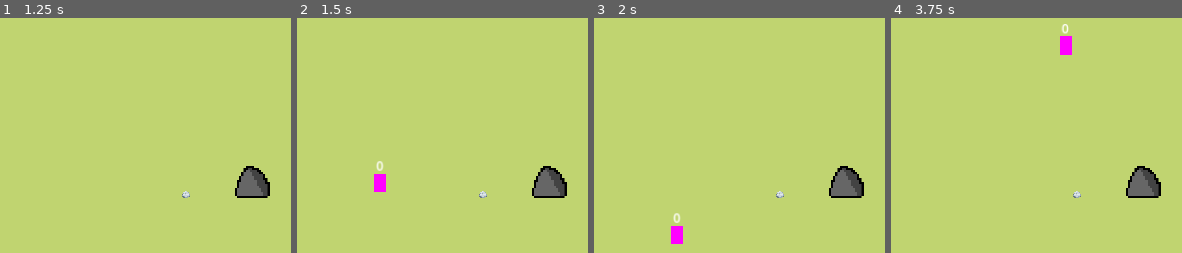
Above: before the commit, frames 1-4 (left to right).
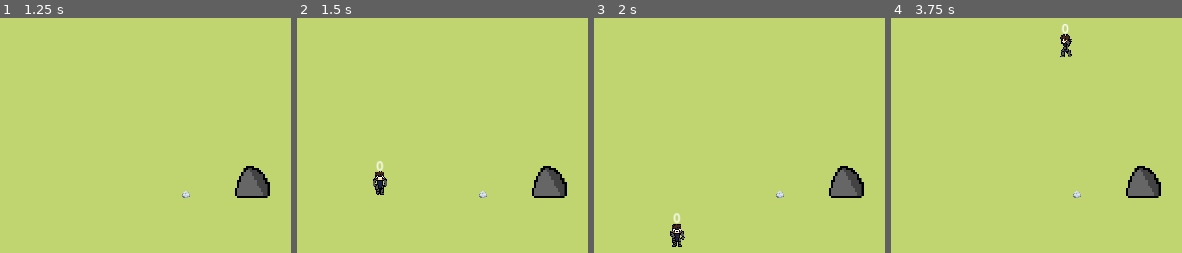
Above: after the commit, the same moments.

Repository: c2i-junia/jeu-godot
Game: Godot game, scene res://scenes/world.tscn
Two runs of this game, one before a commit and one after it. Both use one fixed random seed, a clock stepped at 60 frames per second and the inputs below.
Inputs (mouse positions are in pixels of both pictures, inside the frame that each line leads up to):
- Up to frame 1 (1.25 s): tap Enter at 0.5 s; move the mouse to (outside the picture) at 0.52 s; hold D (move_right) from 0.53 s (still down); tap E (equiper_pierre) at 0.6 s
- Up to frame 2 (1.5 s): tap Space (join-leave) at 1.25 s; move the mouse to (480, 248) at 1.27 s; release D (move_right) at 1.28 s; hold S (move_down) from 1.28 s (still down); tap E (equiper_pierre) at 1.35 s
- Up to frame 3 (2 s): keep holding S (move_down)
- Up to frame 4 (3.75 s): move the mouse to (outside the picture) at 2.02 s; release S (move_down) at 2.03 s; hold D (move_right) 2.03-2.78 s; tap Space (join-leave) at 2.1, 3.5 s; tap E (equiper_pierre) at 2.3, 3.05 s; tap Enter at 2.75 s; move the mouse to (outside the picture) at 2.77 s; hold W (move_up) 2.78-3.53 s; click (outside the picture) at 2.85 s; move the mouse to (outside the picture) at 3.52 s; hold A (move_left) from 3.53 s (still down); tap F (ramasser_pierre) at 3.6 s

Frame 1 is identical in both runs. In frame 2, 0.4% of the frame differs, in the area x 26-31%, y 65-76%; in frame 3, 0.4%; in frame 4, 0.4%.

Commit message:
Ajout d'un sprite animé pour le joueur
Pour l'instant y a que nord, sud, ouest et est, pas encore les diagonales.

Diff:
--- a/scenes/player.tscn
+++ b/scenes/player.tscn
@@ -1,8 +1,190 @@
-[gd_scene load_steps=4 format=3 uid="uid://j7atxpk7qhc4"]
+[gd_scene load_steps=25 format=3 uid="uid://j7atxpk7qhc4"]
 
 [ext_resource type="Script" path="res://scripts/player.gd" id="1_lrb3b"]
-
-[sub_resource type="PlaceholderTexture2D" id="PlaceholderTexture2D_bmo1c"]
+[ext_resource type="Texture2D" uid="uid://cece1xoaom4y1" path="res://assets/player_sprite_v0.1.png" id="2_kps4g"]
+
+[sub_resource type="AtlasTexture" id="AtlasTexture_rwtl3"]
+atlas = ExtResource("2_kps4g")
+region = Rect2(0, 34, 34, 34)
+
+[sub_resource type="AtlasTexture" id="AtlasTexture_56c1g"]
+atlas = ExtResource("2_kps4g")
+region = Rect2(0, 102, 34, 34)
+
+[sub_resource type="AtlasTexture" id="AtlasTexture_6i5y2"]
+atlas = ExtResource("2_kps4g")
+region = Rect2(0, 0, 34, 34)
+
+[sub_resource type="AtlasTexture" id="AtlasTexture_brydu"]
+atlas = ExtResource("2_kps4g")
+region = Rect2(0, 68, 34, 34)
+
+[sub_resource type="AtlasTexture" id="AtlasTexture_g141i"]
+atlas = ExtResource("2_kps4g")
+region = Rect2(34, 34, 34, 34)
+
+[sub_resource type="AtlasTexture" id="AtlasTexture_stm8d"]
+atlas = ExtResource("2_kps4g")
+region = Rect2(68, 34, 34, 34)
+
+[sub_resource type="AtlasTexture" id="AtlasTexture_elt83"]
+atlas = ExtResource("2_kps4g")
+region = Rect2(102, 34, 34, 34)
+
+[sub_resource type="AtlasTexture" id="AtlasTexture_vyrk2"]
+atlas = ExtResource("2_kps4g")
+region = Rect2(136, 34, 34, 34)
+
+[sub_resource type="AtlasTexture" id="AtlasTexture_82nh0"]
+atlas = ExtResource("2_kps4g")
+region = Rect2(34, 102, 34, 34)
+
+[sub_resource type="AtlasTexture" id="AtlasTexture_51yta"]
+atlas = ExtResource("2_kps4g")
+region = Rect2(68, 102, 34, 34)
+
+[sub_resource type="AtlasTexture" id="AtlasTexture_2mgir"]
+atlas = ExtResource("2_kps4g")
+region = Rect2(102, 102, 34, 34)
+
+[sub_resource type="AtlasTexture" id="AtlasTexture_rqghs"]
+atlas = ExtResource("2_kps4g")
+region = Rect2(136, 102, 34, 34)
+
+[sub_resource type="AtlasTexture" id="AtlasTexture_nommj"]
+atlas = ExtResource("2_kps4g")
+region = Rect2(34, 0, 34, 34)
+
+[sub_resource type="AtlasTexture" id="AtlasTexture_mufs5"]
+atlas = ExtResource("2_kps4g")
+region = Rect2(68, 0, 34, 34)
+
+[sub_resource type="AtlasTexture" id="AtlasTexture_nvbqu"]
+atlas = ExtResource("2_kps4g")
+region = Rect2(102, 0, 34, 34)
+
+[sub_resource type="AtlasTexture" id="AtlasTexture_gabmb"]
+atlas = ExtResource("2_kps4g")
+region = Rect2(136, 0, 34, 34)
+
+[sub_resource type="AtlasTexture" id="AtlasTexture_mr4ia"]
+atlas = ExtResource("2_kps4g")
+region = Rect2(34, 68, 34, 34)
+
+[sub_resource type="AtlasTexture" id="AtlasTexture_7iqi7"]
+atlas = ExtResource("2_kps4g")
+region = Rect2(68, 68, 34, 34)
+
+[sub_resource type="AtlasTexture" id="AtlasTexture_hxc5g"]
+atlas = ExtResource("2_kps4g")
+region = Rect2(102, 68, 34, 34)
+
+[sub_resource type="AtlasTexture" id="AtlasTexture_wb646"]
+atlas = ExtResource("2_kps4g")
+region = Rect2(136, 68, 34, 34)
+
+[sub_resource type="SpriteFrames" id="SpriteFrames_v45rr"]
+animations = [{
+"frames": [{
+"duration": 1.0,
+"texture": SubResource("AtlasTexture_rwtl3")
+}],
+"loop": true,
+"name": &"idle_e",
+"speed": 5.0
+}, {
+"frames": [{
+"duration": 1.0,
+"texture": SubResource("AtlasTexture_56c1g")
+}],
+"loop": true,
+"name": &"idle_n",
+"speed": 5.0
+}, {
+"frames": [{
+"duration": 1.0,
+"texture": SubResource("AtlasTexture_6i5y2")
+}],
+"loop": true,
+"name": &"idle_s",
+"speed": 5.0
+}, {
+"frames": [{
+"duration": 1.0,
+"texture": SubResource("AtlasTexture_brydu")
+}],
+"loop": true,
+"name": &"idle_w",
+"speed": 5.0
+}, {
+"frames": [{
+"duration": 1.0,
+"texture": SubResource("AtlasTexture_g141i")
+}, {
+"duration": 1.0,
+"texture": SubResource("AtlasTexture_stm8d")
+}, {
+"duration": 1.0,
+"texture": SubResource("AtlasTexture_elt83")
+}, {
+"duration": 1.0,
+"texture": SubResource("AtlasTexture_vyrk2")
+}],
+"loop": true,
+"name": &"walk_e",
+"speed": 7.0
+}, {
+"frames": [{
+"duration": 1.0,
+"texture": SubResource("AtlasTexture_82nh0")
+}, {
+"duration": 1.0,
+"texture": SubResource("AtlasTexture_51yta")
+}, {
+"duration": 1.0,
+"texture": SubResource("AtlasTexture_2mgir")
+}, {
+"duration": 1.0,
+"texture": SubResource("AtlasTexture_rqghs")
+}],
+"loop": true,
+"name": &"walk_n",
+"speed": 7.0
+}, {
+"frames": [{
+"duration": 1.0,
+"texture": SubResource("AtlasTexture_nommj")
+}, {
+"duration": 1.0,
+"texture": SubResource("AtlasTexture_mufs5")
+}, {
+"duration": 1.0,
+"texture": SubResource("AtlasTexture_nvbqu")
+}, {
+"duration": 1.0,
+"texture": SubResource("AtlasTexture_gabmb")
+}],
+"loop": true,
+"name": &"walk_s",
+"speed": 7.0
+}, {
+"frames": [{
+"duration": 1.0,
+"texture": SubResource("AtlasTexture_mr4ia")
+}, {
+"duration": 1.0,
+"texture": SubResource("AtlasTexture_7iqi7")
+}, {
+"duration": 1.0,
+"texture": SubResource("AtlasTexture_hxc5g")
+}, {
+"duration": 1.0,
+"texture": SubResource("AtlasTexture_wb646")
+}],
+"loop": true,
+"name": &"walk_w",
+"speed": 5.0
+}]
 
 [sub_resource type="CapsuleShape2D" id="CapsuleShape2D_issrm"]
 radius = 4.0
@@ -20,10 +202,12 @@
 theme_override_font_sizes/font_size = 18
 text = "1"
 
-[node name="Sprite2D" type="Sprite2D" parent="."]
+[node name="AnimatedSprite2D" type="AnimatedSprite2D" parent="."]
+texture_filter = 1
 position = Vector2(0, 7.10543e-15)
-scale = Vector2(17, 26.5)
-texture = SubResource("PlaceholderTexture2D_bmo1c")
+sprite_frames = SubResource("SpriteFrames_v45rr")
+animation = &"walk_w"
+autoplay = "idle_s"
 
 [node name="CollisionShape2D" type="CollisionShape2D" parent="."]
 position = Vector2(0, 11)
--- a/scripts/player.gd
+++ b/scripts/player.gd
@@ -12,6 +12,7 @@
 var input			# "Input class" instance
 var rock_equiped = false
 var cooldown = true
+var player_state_anim # Variable pour savoir quelle animation jouer
 
 # TEXTURES
 var rock = preload("res://scenes/pierre.tscn")
@@ -41,13 +42,21 @@
 	# On stocke la direction du joueur dans un Vector2
 	var direction: Vector2 = input.get_vector("move_left", "move_right", "move_up", "move_down")
 
+	# Conditions pour déterminer l'état du joueur pour l'animer
+	if direction.x == 0 and direction.y == 0:
+		player_state_anim = "idle"
+	elif direction.x != 0 or direction.y != 0:
+		player_state_anim = "moving"
+
 	# On normalise la vitesse
 	velocity = direction.normalized() * SPEED
 
-	# On actualise la position + gestions des collisions
+	# On actualise la position + gestion des collisions
 	move_and_slide()
+	# On joue les différentes animations
+	play_animation(direction)
 
-	# Gestion de l'evenement "equiper_pierre"
+	# Gestion de l'événement "equiper_pierre"
 	if input.is_action_just_pressed("equiper_pierre"):
 		if rock_equiped:
 			rock_equiped = false
@@ -81,7 +90,19 @@
 		await get_tree().create_timer(0.6).timeout
 		cooldown = true
 
-
+# Fonction pour animer le joueur
+func play_animation(dir):
+	if player_state_anim == "idle":
+		$AnimatedSprite2D.play("idle_s")
+	if player_state_anim == "moving":
+		if dir.y == -1:
+			$AnimatedSprite2D.play("walk_n")
+		if dir.x == 1:
+			$AnimatedSprite2D.play("walk_e")
+		if dir.y == 1:
+			$AnimatedSprite2D.play("walk_s")
+		if dir.x == -1:
+			$AnimatedSprite2D.play("walk_w")
 
 
 
Binary file added: assets/player_sprite_v0.1.png
Not shown, added: assets/player_sprite_v0.1.png.import
